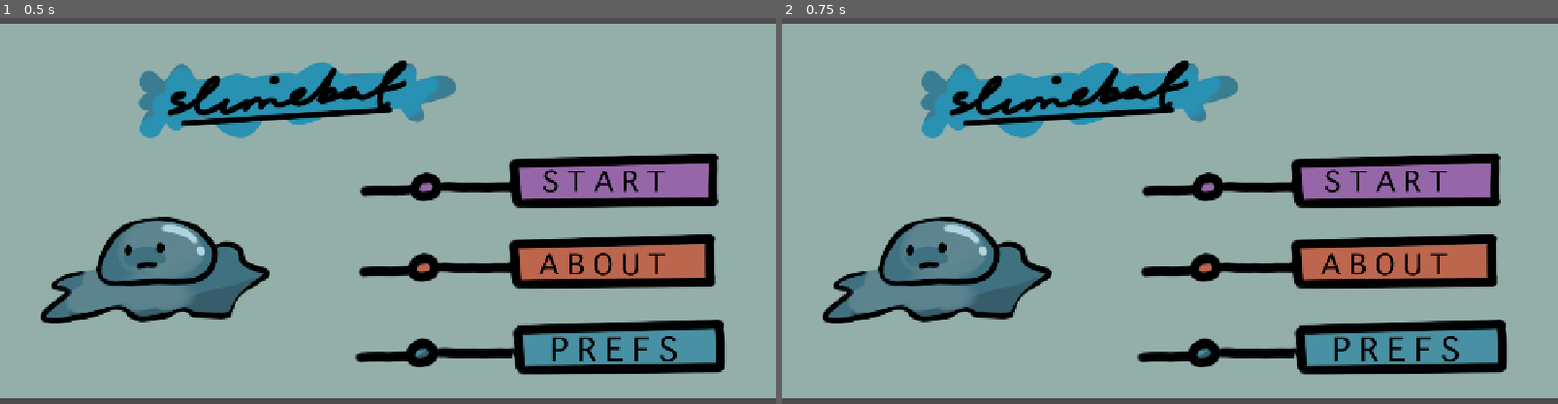
Above: before the commit, frames 1-2 (left to right).
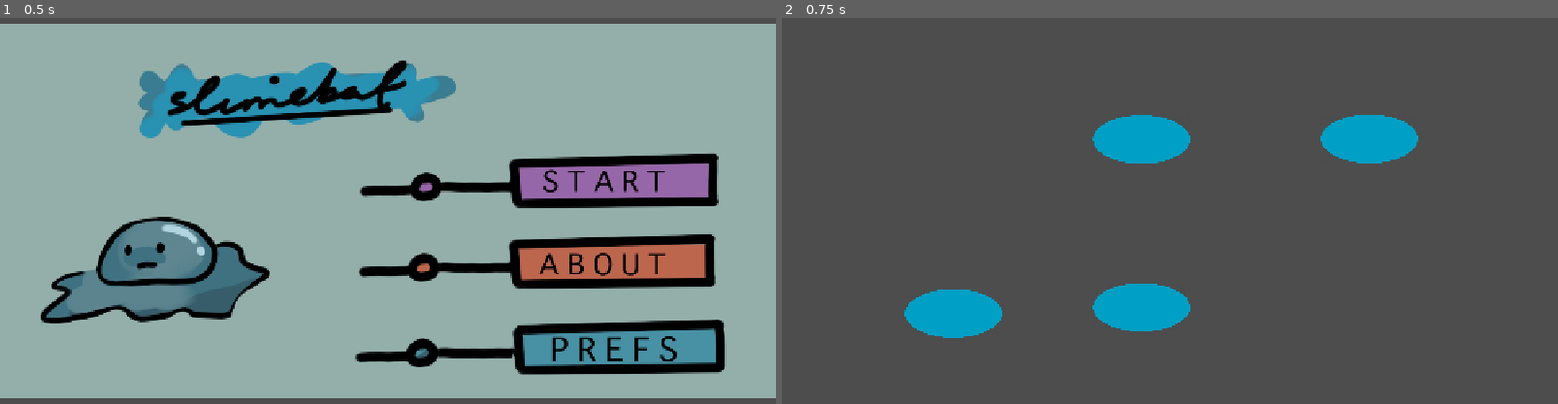
Above: after the commit, the same moments.

Repository: fleureque/slimebat
Game: Godot game, scene res://scenes/screens/main_menu.tscn
Same seed, same stepped clock (60 frames per second), same inputs: the game is played once before the commit and once after it. Before the commit the project has no main scene; this scene is started directly in both runs.
Inputs (mouse positions are in pixels of both pictures, inside the frame that each line leads up to):
- Up to frame 1 (0.5 s): no input
- Up to frame 2 (0.75 s): click (1395, 180) at 0.5 s

Frame 1 is identical in both runs. In frame 2, 97% of the frame differs, in the area x 0-100%, y 1-99%.

Commit message:
changed character movement boilerplate for get_axis instead (because I probably won't add in up/down movement)

Diff:
--- a/project.godot
+++ b/project.godot
@@ -11,6 +11,7 @@
 [application]
 
 config/name="slimebat"
+run/main_scene="uid://c1dn4sp8g3ohk"
 config/features=PackedStringArray("4.7", "Mobile")
 config/icon="res://icon.svg"
 
--- a/scenes/entities/player.gd
+++ b/scenes/entities/player.gd
@@ -25,10 +25,9 @@
 	move_and_slide()
 
 func _process(delta):
-	var input_vector = Input.get_vector("move_left", "move_right", "move_up", "move_down")
+	var axis = Input.get_axis("move_left", "move_right")
 
-	if input_vector != Vector2.ZERO:
+	if axis == 0:
+		$PlayerSprite.animation = "idle"
+	elif axis >= 0:
 		$PlayerSprite.animation = "walking"
-		velocity = input_vector * SPEED
-	else:
-		$PlayerSprite.animation = "idle"
--- a/scenes/screens/main_menu.gd
+++ b/scenes/screens/main_menu.gd
@@ -12,7 +12,7 @@
 
 
 func _on_start_button_pressed() -> void:
-	get_tree().change_scene_to_file("res://scenes/map.tscn")
+	get_tree().change_scene_to_file("res://scenes/screens/map.tscn")
 
 
 func _on_about_button_pressed() -> void:
